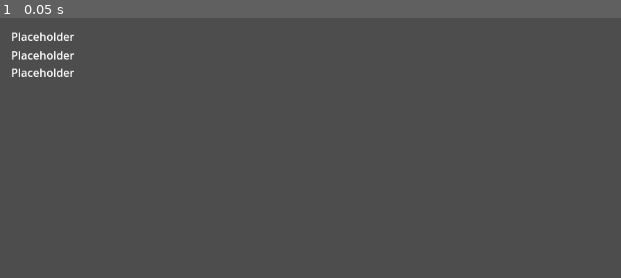
Above: before the commit, frame 1.
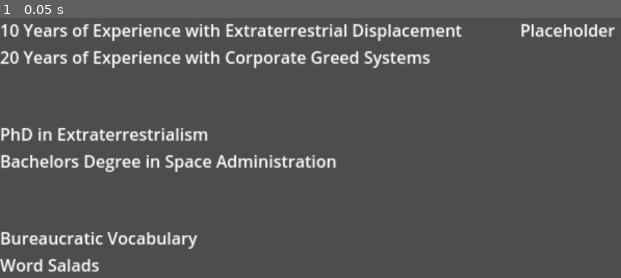
Above: after the commit, the same moment.

Repository: liamCtrl/jobhiringsim
Game: Godot game, scene res://mainscene.tscn
Two runs of this game, one before a commit and one after it. Both use one fixed random seed, a clock stepped at 60 frames per second and the inputs below.
Inputs:
- Up to frame 1 (0.05 s): no input

The runs differ from the first frame. In frame 1, 8.5% of the frame differs, in the area x 0-100%, y 2-98%.

Commit message:
Further development in jobselector and resume_gen

Diff:
--- a/jobhiringsim/jobselector.gd
+++ b/jobhiringsim/jobselector.gd
@@ -1,8 +1,4 @@
 extends Node2D
-
-var experiences = []
-var education = []
-var skills = []
 
 func randomJob():
 	var jobList = ["Senior Extraterrestrial Interstellar Space Advertisement Manager",
@@ -15,8 +11,15 @@
 	"Chief Royal Unskian Entertainment Officer",
 	"Martian Surface Sanitation and Maintenance Technician for Habitat Cleanliness and Environmental Upkeep for the Unskian Empire"]
 	var randomJob = jobList.pick_random()
-	if randomJob.has("Senior Extraterrestrial Interstellar Space Advertisement Manager"):
+	if "Senior Extraterrestrial Interstellar Space Advertisement Manager":
 		seisam()
+
+func array_to_string(Array) -> String:
+	var string = ""
+	for i in Array:
+		string += String(i) + "
+		"
+	return string
 
 func seisam():
 	var experiences = ["20 Years of Experience with Corporate Greed Systems",
@@ -25,3 +28,4 @@
 	var education = ["Marketing","Word Salads","Bureaucratic Vocabulary"]
 	var skills = ["PhD in Extraterrestrialism","PhD in Interstellar Interactions",
 	"Bachelors Degree in Space Administration"]
+	$jobTitleLabel.set_text("Senior Extraterrestrial Interstellar Space Advertisement Manager")
--- a/jobhiringsim/mainscene.tscn
+++ b/jobhiringsim/mainscene.tscn
@@ -6,26 +6,32 @@
 [node name="Node2D" type="Node2D"]
 script = ExtResource("1_rspis")
 
+[node name="experiencesLabel" type="Label" parent="."]
+offset_right = 92.0
+offset_bottom = 23.0
+scale = Vector2(1.5, 1.5)
+text = "Placeholder"
+
+[node name="skillLabel" type="Label" parent="."]
+offset_top = 150.0
+offset_right = 92.0
+offset_bottom = 173.0
+scale = Vector2(1.5, 1.5)
+text = "Placeholder"
+
+[node name="educationLabel" type="Label" parent="."]
+offset_top = 300.0
+offset_right = 92.0
+offset_bottom = 323.0
+scale = Vector2(1.5, 1.5)
+text = "Placeholder"
+
 [node name="Node2D" type="Node2D" parent="."]
 script = ExtResource("2_pd75m")
 
-[node name="experiencesLabel" type="Label" parent="."]
-offset_left = 16.0
-offset_top = 15.0
-offset_right = 108.0
-offset_bottom = 38.0
+[node name="jobTitleLabel" type="Label" parent="Node2D"]
+offset_left = 750.0
+offset_right = 842.0
+offset_bottom = 23.0
+scale = Vector2(1.5, 1.5)
 text = "Placeholder"
-
-[node name="experiencesLabel2" type="Label" parent="."]
-offset_left = 16.0
-offset_top = 42.0
-offset_right = 108.0
-offset_bottom = 65.0
-text = "Placeholder"
-
-[node name="experiencesLabel3" type="Label" parent="."]
-offset_left = 16.0
-offset_top = 67.0
-offset_right = 108.0
-offset_bottom = 90.0
-text = "Placeholder"
--- a/jobhiringsim/resume_gen.gd
+++ b/jobhiringsim/resume_gen.gd
@@ -6,25 +6,44 @@
 var skills = ["PhD in Extraterrestrialism","PhD in Interstellar Interactions",
 "Bachelors Degree in Space Administration"]
 
-func generateResume():
+func generateExperiences():
 	var recruitResume = []
 	var count = randf_range(1,experiences.size() - 1)
 	while recruitResume.size() < count:
 		var newAttribute = experiences.pick_random()
 		if not recruitResume.has(newAttribute):
 			recruitResume.push_back(newAttribute)
-	print(recruitResume)
+	var resumeStr = array_to_string(recruitResume)
+	$experiencesLabel.set_text(resumeStr)
 
+func generateEducation():
+	var recruitResume = []
+	var count = randf_range(1,education.size() - 1)
+	while recruitResume.size() < count:
+		var newAttribute = education.pick_random()
+		if not recruitResume.has(newAttribute):
+			recruitResume.push_back(newAttribute)
+	var resumeStr = array_to_string(recruitResume)
+	$educationLabel.set_text(resumeStr)
 
+func generateSkills():
+	var recruitResume = []
+	var count = randf_range(1,skills.size() - 1)
+	while recruitResume.size() < count:
+		var newAttribute = skills.pick_random()
+		if not recruitResume.has(newAttribute):
+			recruitResume.push_back(newAttribute)
+	var resumeStr = array_to_string(recruitResume)
+	$skillLabel.set_text(resumeStr)
 
+func array_to_string(Array) -> String:
+	var string = ""
+	for i in Array:
+		string += String(i) + "
+		"
+	return string
 
-
-# Called when the node enters the scene tree for the first time.
 func _ready() -> void:
-	generateResume()
-
-
-
-# Called every frame. 'delta' is the elapsed time since the previous frame.
-func _process(delta: float) -> void:
-	pass
+	generateExperiences()
+	generateEducation()
+	generateSkills()
